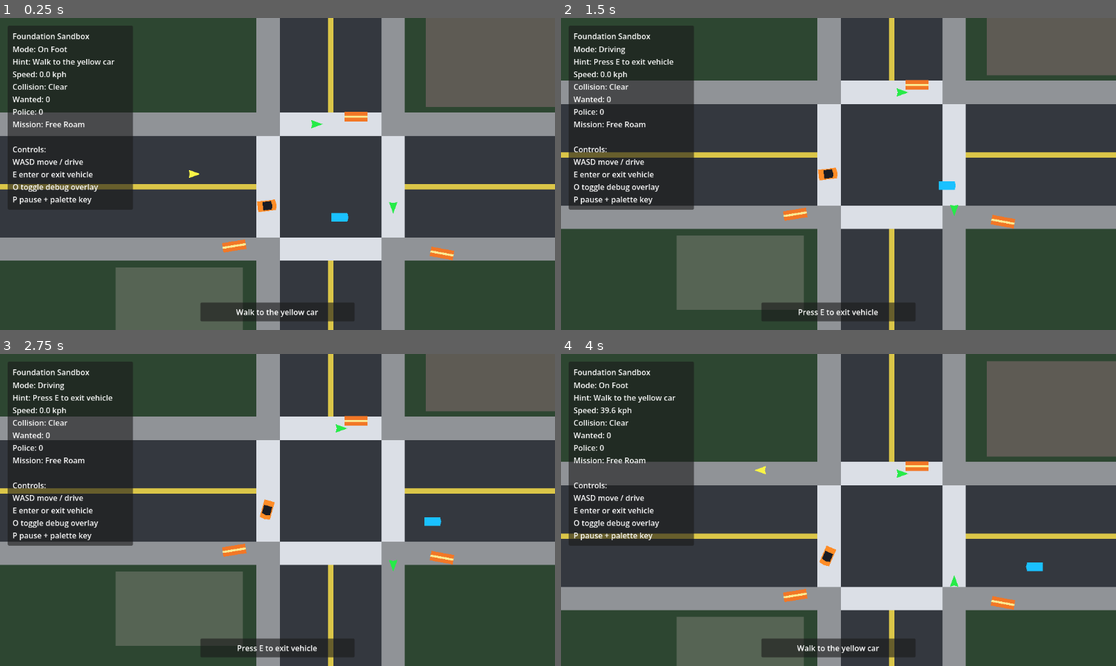
Above: before the commit, frames 1-4 (two rows, left to right).
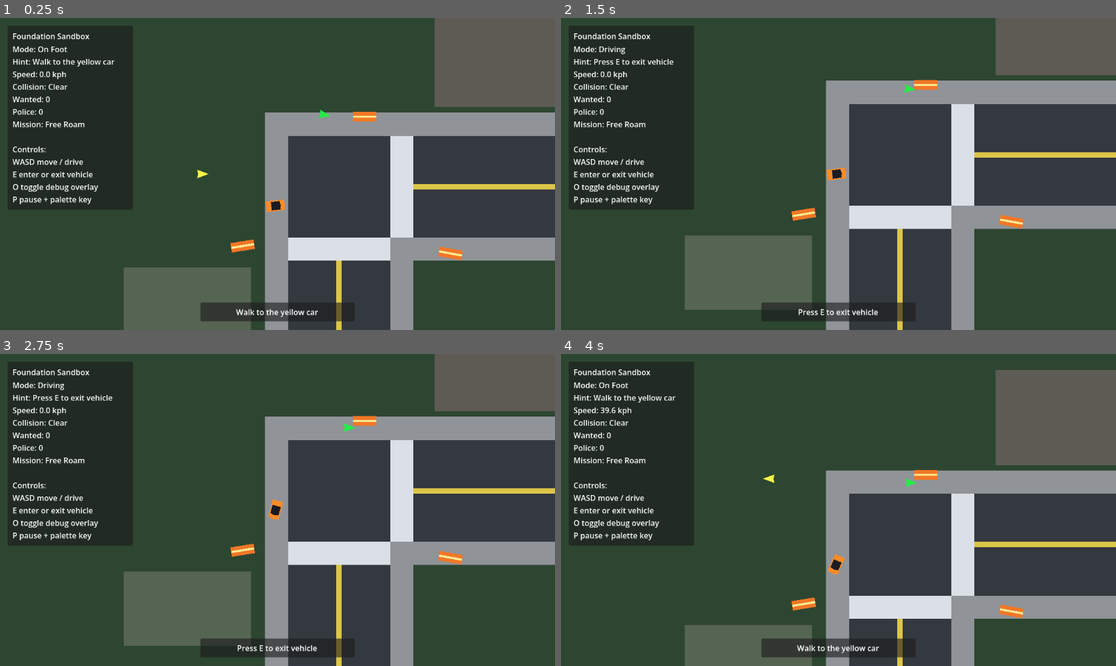
Above: after the commit, the same moments.

Repository: mjulstein/godot-gta
Game: Godot game, scene res://scenes/main/game.tscn
The game is run twice, just before and just after one commit, with the same random seed, the same clock (stepped at 60 frames per second) and the same inputs.
Inputs:
- Up to frame 1 (0.25 s): no input
- Up to frame 2 (1.5 s): hold D (move_right) 0.53-1.28 s; hold E (interact) 0.53-1.28 s; hold S (brake) from 1.28 s (still down); tap E (interact) at 1.35 s
- Up to frame 3 (2.75 s): tap E (interact) at 2 s; release S (brake) at 2.03 s; hold D (move_right) from 2.03 s (still down); hold E (interact) from 2.03 s (still down)
- Up to frame 4 (4 s): release D (move_right) at 2.78 s; release E (interact) at 2.78 s; hold W (accelerate) 2.78-3.53 s; tap E (interact) at 2.85 s; hold A (move_left) from 3.53 s (still down); hold E (interact) from 3.53 s (still down)

The runs differ from the first frame. In frame 1, 18% of the frame differs, in the area x 0-84%, y 0-100%; in frame 2, 18%; in frame 3, 18%; in frame 4, 25%, in the area x 0-100%, y 0-100%.

Commit message:
Add ASCII world tiling

Diff:
--- a/scenes/main/game.tscn
+++ b/scenes/main/game.tscn
@@ -1,7 +1,7 @@
 [gd_scene load_steps=14 format=3]
 
 [ext_resource type="Script" path="res://scripts/core/game_root.gd" id="1"]
-[ext_resource type="PackedScene" path="res://scenes/world/district_slice.tscn" id="2"]
+[ext_resource type="PackedScene" path="res://scenes/world/base_level.tscn" id="2"]
 [ext_resource type="Script" path="res://scripts/core/debug_state.gd" id="3"]
 [ext_resource type="Script" path="res://scripts/core/follow_camera.gd" id="4"]
 [ext_resource type="PackedScene" path="res://scenes/ui/debug_overlay.tscn" id="5"]
@@ -19,7 +19,7 @@
 [node name="Game" type="Node2D"]
 script = ExtResource("1")
 
-[node name="District" parent="." instance=ExtResource("2")]
+[node name="World" parent="." instance=ExtResource("2")]
 
 [node name="Player" parent="." instance=ExtResource("6")]
 
--- /dev/null
+++ b/scenes/world/base_level.tscn
@@ -0,0 +1,10 @@
+[gd_scene load_steps=4 format=3]
+
+[ext_resource type="Script" path="res://scripts/world/base_level.gd" id="1"]
+[ext_resource type="PackedScene" path="res://scenes/world/district_slice.tscn" id="2"]
+[ext_resource type="PackedScene" path="res://scenes/world/empty_ground_tile.tscn" id="3"]
+
+[node name="BaseLevel" type="Node2D"]
+script = ExtResource("1")
+district_tile_scene = ExtResource("2")
+empty_ground_tile_scene = ExtResource("3")
--- a/scenes/world/district_slice.tscn
+++ b/scenes/world/district_slice.tscn
@@ -1,9 +1,10 @@
-[gd_scene load_steps=12 format=3]
+[gd_scene load_steps=13 format=3]
 
 [ext_resource type="PackedScene" path="res://scenes/world/props/spawn_marker.tscn" id="1"]
 [ext_resource type="PackedScene" path="res://scenes/world/props/traffic_barrier.tscn" id="2"]
 [ext_resource type="PackedScene" path="res://scenes/actors/civilians/civilian_pedestrian.tscn" id="3"]
 [ext_resource type="PackedScene" path="res://scenes/vehicles/civilian/traffic_vehicle.tscn" id="4"]
+[ext_resource type="Script" path="res://scripts/world/district_slice.gd" id="5"]
 
 [sub_resource type="RectangleShape2D" id="1"]
 size = Vector2(248, 156)
@@ -12,6 +13,7 @@
 size = Vector2(216, 124)
 
 [node name="District" type="Node2D"]
+script = ExtResource("5")
 
 [node name="Ground" type="Polygon2D" parent="."]
 polygon = PackedVector2Array(-640, -360, 640, -360, 640, 360, -640, 360)
@@ -68,6 +70,26 @@
 [node name="RoadIntersection" type="Polygon2D" parent="Ground"]
 polygon = PackedVector2Array(-96, -96, 96, -96, 96, 96, -96, 96)
 color = Color(0.203922, 0.223529, 0.25098, 1)
+
+[node name="ClosureNorth" type="Polygon2D" parent="Ground"]
+visible = false
+polygon = PackedVector2Array(-140, -140, 140, -140, 140, -96, -140, -96)
+color = Color(0.564706, 0.576471, 0.592157, 1)
+
+[node name="ClosureSouth" type="Polygon2D" parent="Ground"]
+visible = false
+polygon = PackedVector2Array(-140, 96, 140, 96, 140, 140, -140, 140)
+color = Color(0.564706, 0.576471, 0.592157, 1)
+
+[node name="ClosureEast" type="Polygon2D" parent="Ground"]
+visible = false
+polygon = PackedVector2Array(96, -140, 140, -140, 140, 140, 96, 140)
+color = Color(0.564706, 0.576471, 0.592157, 1)
+
+[node name="ClosureWest" type="Polygon2D" parent="Ground"]
+visible = false
+polygon = PackedVector2Array(-140, -140, -96, -140, -96, 140, -140, 140)
+color = Color(0.564706, 0.576471, 0.592157, 1)
 
 [node name="SidewalkNorthWest" type="Polygon2D" parent="Ground"]
 polygon = PackedVector2Array(-640, -140, -96, -140, -96, -96, -640, -96)
--- /dev/null
+++ b/scenes/world/empty_ground_tile.tscn
@@ -0,0 +1,7 @@
+[gd_scene format=3]
+
+[node name="EmptyGroundTile" type="Node2D"]
+
+[node name="Ground" type="Polygon2D" parent="."]
+polygon = PackedVector2Array(-640, -360, 640, -360, 640, 360, -640, 360)
+color = Color(0.180392, 0.27451, 0.196078, 1)
--- a/scripts/core/game_root.gd
+++ b/scripts/core/game_root.gd
@@ -3,7 +3,7 @@
 const ActorState = preload("res://scripts/core/actor_state.gd")
 
 @onready var debug_state: Node = $DebugState
-@onready var district: Node2D = $District
+@onready var world: Node2D = $World
 @onready var player = $Player
 @onready var vehicle = $CivilianVehicle
 @onready var crime_system: Node = $CrimeSystem
@@ -14,8 +14,12 @@
 @onready var interaction_system: Node = $VehicleInteractionSystem
 
 func _ready() -> void:
-	player.global_position = district.get_node("Spawns/PlayerSpawn").global_position
-	vehicle.global_position = district.get_node("Spawns/VehicleSpawn").global_position
+	var player_spawn := _find_spawn_marker("player_spawn")
+	var vehicle_spawn := _find_spawn_marker("vehicle_spawn")
+	if player_spawn != null:
+		player.global_position = player_spawn.global_position
+	if vehicle_spawn != null:
+		vehicle.global_position = vehicle_spawn.global_position
 
 	interaction_system.configure(player, player.get_node("InteractionSensor"))
 	interaction_system.enter_requested.connect(_on_enter_requested)
@@ -23,11 +27,11 @@
 	player.civilian_assaulted.connect(_on_player_civilian_assaulted)
 	vehicle.civilian_hit.connect(_on_vehicle_civilian_hit)
 	crime_system.crime_reported.connect(wanted_system.handle_crime)
-	wanted_system.configure(player, district, debug_state)
+	wanted_system.configure(player, world, debug_state)
 
 	debug_overlay.set_debug_state(debug_state)
 	interaction_prompt.set_debug_state(debug_state)
-	camera.set_world_bounds(Rect2(Vector2(-624, -344), Vector2(1248, 688)))
+	camera.set_world_bounds(_compute_world_bounds())
 	camera.set_target(player)
 
 func _process(_delta: float) -> void:
@@ -60,3 +64,31 @@
 	if not player.is_in_vehicle():
 		return
 	crime_system.report_harmful_collision(vehicle, target)
+
+func _find_spawn_marker(marker_kind: String) -> Marker2D:
+	return _find_spawn_marker_in_node(world, marker_kind)
+
+func _find_spawn_marker_in_node(node: Node, marker_kind: String) -> Marker2D:
+	for child in node.get_children():
+		if child is Marker2D and child.has_method("get") and child.get("marker_kind") == marker_kind:
+			return child
+		var nested := _find_spawn_marker_in_node(child, marker_kind)
+		if nested != null:
+			return nested
+	return null
+
+func _compute_world_bounds() -> Rect2:
+	var children := world.get_children()
+	if children.is_empty():
+		return Rect2(Vector2(-624, -344), Vector2(1248, 688))
+	var min_corner := Vector2(INF, INF)
+	var max_corner := Vector2(-INF, -INF)
+	for child in children:
+		if not (child is Node2D):
+			continue
+		var node := child as Node2D
+		min_corner.x = minf(min_corner.x, node.global_position.x - 640.0)
+		min_corner.y = minf(min_corner.y, node.global_position.y - 360.0)
+		max_corner.x = maxf(max_corner.x, node.global_position.x + 640.0)
+		max_corner.y = maxf(max_corner.y, node.global_position.y + 360.0)
+	return Rect2(min_corner, max_corner - min_corner)
--- /dev/null
+++ b/scripts/world/base_level.gd
@@ -0,0 +1,89 @@
+@tool
+extends Node2D
+
+const TILE_EMPTY := "0"
+const TILE_DISTRICT := "D"
+
+@export_multiline var tile_rows := "DDDDDD00\nDD0DDD00\nD000DDDD\n0000DD00":
+	set(value):
+		tile_rows = value
+		_rebuild_if_ready()
+
+@export var district_tile_scene: PackedScene:
+	set(value):
+		district_tile_scene = value
+		_rebuild_if_ready()
+
+@export var empty_ground_tile_scene: PackedScene:
+	set(value):
+		empty_ground_tile_scene = value
+		_rebuild_if_ready()
+
+@export var tile_size := Vector2(1280, 720):
+	set(value):
+		tile_size = value
+		_rebuild_if_ready()
+
+func _ready() -> void:
+	_rebuild_tiles()
+
+func _get_configuration_warnings() -> PackedStringArray:
+	var warnings := PackedStringArray()
+	if district_tile_scene == null:
+		warnings.append("Base level expects a district_tile_scene.")
+	if empty_ground_tile_scene == null:
+		warnings.append("Base level expects an empty_ground_tile_scene.")
+	return warnings
+
+func _rebuild_if_ready() -> void:
+	if is_node_ready():
+		_rebuild_tiles()
+
+func _rebuild_tiles() -> void:
+	for child in get_children():
+		child.queue_free()
+
+	var rows := _parse_rows()
+	for row_index in range(rows.size()):
+		var row: String = rows[row_index]
+		for column_index in range(row.length()):
+			var tile_code := row[column_index]
+			var tile_scene := _get_tile_scene(tile_code)
+			if tile_scene == null:
+				continue
+
+			var tile := tile_scene.instantiate()
+			add_child(tile)
+			tile.position = Vector2(column_index * tile_size.x, row_index * tile_size.y)
+			tile.name = "Tile_%d_%d_%s" % [column_index, row_index, tile_code]
+
+			if tile_code == TILE_DISTRICT and tile.has_method("set"):
+				tile.set("open_north", _tile_at(rows, row_index - 1, column_index) == TILE_DISTRICT)
+				tile.set("open_south", _tile_at(rows, row_index + 1, column_index) == TILE_DISTRICT)
+				tile.set("open_west", _tile_at(rows, row_index, column_index - 1) == TILE_DISTRICT)
+				tile.set("open_east", _tile_at(rows, row_index, column_index + 1) == TILE_DISTRICT)
+
+func _parse_rows() -> PackedStringArray:
+	var rows := PackedStringArray()
+	for raw_line in tile_rows.split("\n"):
+		var line := raw_line.strip_edges()
+		if not line.is_empty():
+			rows.append(line)
+	return rows
+
+func _get_tile_scene(tile_code: String) -> PackedScene:
+	match tile_code:
+		TILE_DISTRICT:
+			return district_tile_scene
+		TILE_EMPTY:
+			return empty_ground_tile_scene
+		_:
+			return null
+
+func _tile_at(rows: PackedStringArray, row_index: int, column_index: int) -> String:
+	if row_index < 0 or row_index >= rows.size():
+		return ""
+	var row: String = rows[row_index]
+	if column_index < 0 or column_index >= row.length():
+		return ""
+	return row[column_index]
--- /dev/null
+++ b/scripts/world/district_slice.gd
@@ -0,0 +1,77 @@
+@tool
+extends Node2D
+
+@export var open_north := true:
+	set(value):
+		open_north = value
+		_update_exit_visibility()
+
+@export var open_south := true:
+	set(value):
+		open_south = value
+		_update_exit_visibility()
+
+@export var open_east := true:
+	set(value):
+		open_east = value
+		_update_exit_visibility()
+
+@export var open_west := true:
+	set(value):
+		open_west = value
+		_update_exit_visibility()
+
+func _ready() -> void:
+	_update_exit_visibility()
+
+func _get_configuration_warnings() -> PackedStringArray:
+	var warnings := PackedStringArray()
+	if not has_node("Ground"):
+		warnings.append("District slice expects a Ground node.")
+	return warnings
+
+func _update_exit_visibility() -> void:
+	if not is_node_ready():
+		return
+
+	_set_exit_state("North", open_north)
+	_set_exit_state("South", open_south)
+	_set_exit_state("East", open_east)
+	_set_exit_state("West", open_west)
+
+func _set_exit_state(direction: String, is_open: bool) -> void:
+	var road := get_node_or_null("Ground/Road%s" % direction)
+	var cap := get_node_or_null("Ground/Closure%s" % direction)
+	if road != null:
+		road.visible = is_open
+	if cap != null:
+		cap.visible = not is_open
+	for sidewalk_path in _get_sidewalk_paths(direction):
+		var sidewalk := get_node_or_null(sidewalk_path)
+		if sidewalk != null:
+			sidewalk.visible = is_open
+
+func _get_sidewalk_paths(direction: String) -> PackedStringArray:
+	match direction:
+		"North":
+			return PackedStringArray([
+				"Ground/SidewalkWestNorth",
+				"Ground/SidewalkEastNorth",
+			])
+		"South":
+			return PackedStringArray([
+				"Ground/SidewalkWestSouth",
+				"Ground/SidewalkEastSouth",
+			])
+		"East":
+			return PackedStringArray([
+				"Ground/SidewalkNorthEast",
+				"Ground/SidewalkSouthEast",
+			])
+		"West":
+			return PackedStringArray([
+				"Ground/SidewalkNorthWest",
+				"Ground/SidewalkSouthWest",
+			])
+		_:
+			return PackedStringArray()
Not shown, added: scripts/world/base_level.gd.uid
Not shown, added: scripts/world/district_slice.gd.uid
Not shown, changed: scenes/world/README.md
